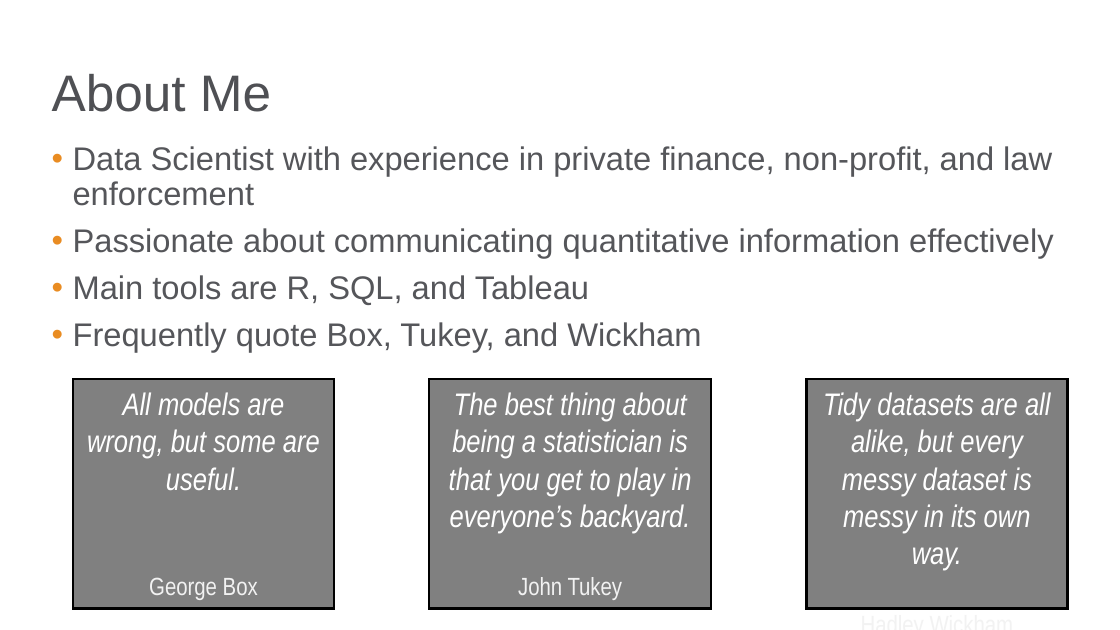
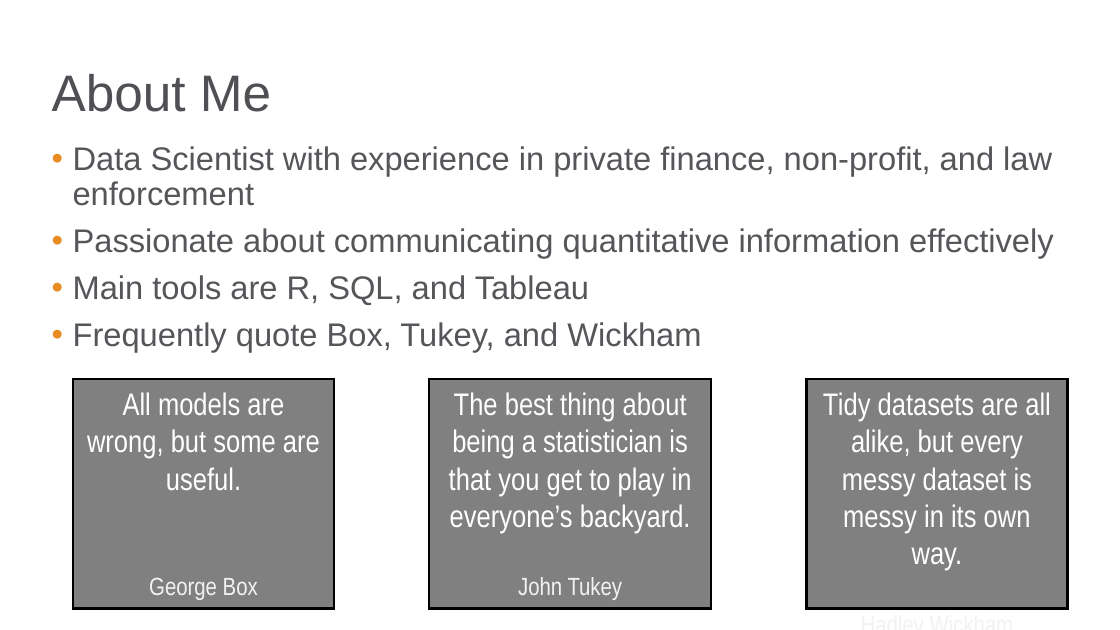
Before and after one commit to bgstieber/APRA-PD-DAS-2019, a slide deck: slide 3 of Generating Insights from Clustering Large Donors - BStieber APRA DAS19.pptx. Drawn at 1120x630 pixels with LibreOffice and Linux fonts; fonts in the diff are those of the drawing; background and template pictures are left out. Boxes give left, top, right and bottom in pixels: in the first picture for what was removed or moved away, otherwise in the second. Text is boxed around its words. In the diff, an @@ line names an element or a change of style, - is before the commit and + after.

```diff
--- a/Generating Insights from Clustering Large Donors - BStieber APRA DAS19.pptx
+++ b/Generating Insights from Clustering Large Donors - BStieber APRA DAS19.pptx
@@ text in rectangle at <box>87,392,320,490</box>: italic off in "All models are wrong, but some are ..." @@
@@ text in rectangle at <box>449,392,692,533</box>: italic off in "The best thing about being a statistician ..." @@
@@ text in rectangle at <box>823,392,1051,570</box>: italic off in "Tidy datasets are all alike, but every ..." @@
```
Also in this commit, not shown: 1 other slide changed, 1 other file.
